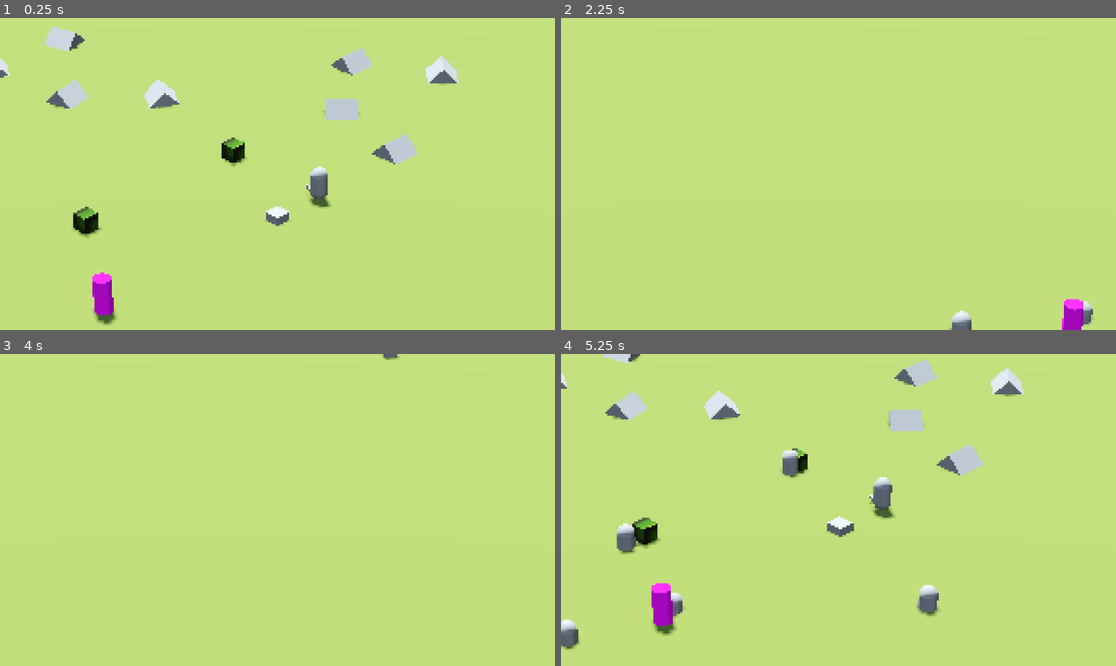
Above: before the commit, frames 1-4 (two rows, left to right).
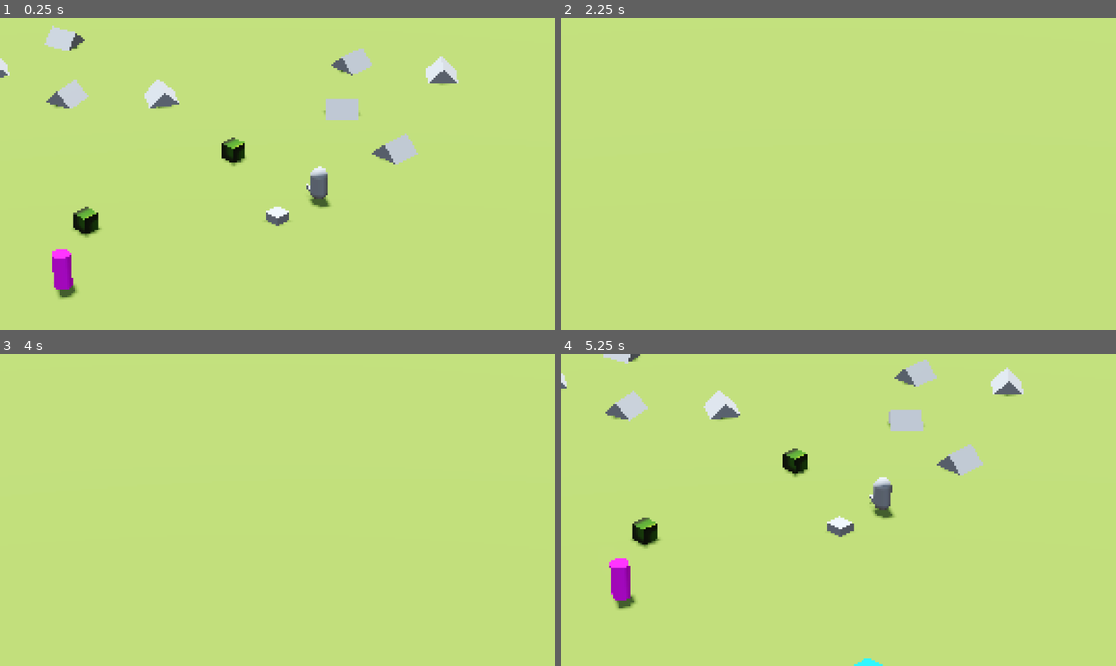
Above: after the commit, the same moments.

Repository: jalejr/Incrememental
Game: Godot game, scene res://main.tscn
Same seed, same stepped clock (60 frames per second), same inputs: the game is played once before the commit and once after it. The engine's default icon, where the game draws it, is replaced by a stand-in: a white triangle on a blue panel in a dark square.
Inputs (mouse positions are in pixels of both pictures, inside the frame that each line leads up to):
- Up to frame 1 (0.25 s): no input
- Up to frame 2 (2.25 s): tap Enter (enter) at 0.5, 2.1 s; move the mouse to (960, 158) at 0.52 s; hold Right (right) 0.53-1.28 s; hold Mouse wheel up (camera_zoom_in) 0.53-1.28 s; click (960, 158) at 0.67 s; move the mouse to (727, 189) at 1.27 s; hold S (backward) 1.28-2.03 s; tap Mouse wheel down (camera_zoom_out) at 1.35 s; move the mouse to (894, 105) at 2.02 s; hold Right (right) from 2.03 s (still down)
- Up to frame 3 (4 s): move the mouse to (249, 572) at 2.77 s; release Right (right) at 2.78 s; hold W (forward) 2.78-3.53 s; click (249, 572) at 2.85 s; tap Space at 3.5 s; move the mouse to (444, 556) at 3.52 s; hold A (left) from 3.53 s (still down); tap G at 3.6 s
- Up to frame 4 (5.25 s): move the mouse to (672, 463) at 4.27 s; tap Mouse wheel up (camera_zoom_in) at 4.35 s; move the mouse to (866, 510) at 5.02 s; release A (left) at 5.03 s; hold S (backward) from 5.03 s (still down); hold Mouse wheel down (camera_zoom_out) from 5.03 s (still down); click (866, 510) at 5.17 s

The runs differ from the first frame. In frame 1, 1.1% of the frame differs, in the area x 9-22%, y 73-99%; in frame 2, 0.7%; in frame 3, less than 0.1%; in frame 4, 2.5%, in the area x 0-69%, y 30-100%.
Error in both runs: Cannot call method 'storage_buffer_create' on a null value. (res://compositor/scripts/edge_detection_compositor.gd:20)

Commit message:
Fixed issue with base unit manager updating mult times per tick a unit

Diff:
--- a/main.tscn
+++ b/main.tscn
@@ -6,8 +6,9 @@
 [ext_resource type="PackedScene" uid="uid://dyua7qihkpsby" path="res://resources/gold.tscn" id="5_lquwl"]
 [ext_resource type="PackedScene" uid="uid://cs0djqyjiehg" path="res://units/scavenger.tscn" id="6_7mycd"]
 [ext_resource type="PackedScene" uid="uid://dnk5c7577fdlf" path="res://grid_manager/spatial_grid_manager.tscn" id="6_272bh"]
-[ext_resource type="PackedScene" uid="uid://c7bfkc5utn8jc" path="res://units/base_unit_manager/BaseUnitManager.tscn" id="7_5vw27"]
+[ext_resource type="PackedScene" uid="uid://c7bfkc5utn8jc" path="res://units/base_unit_manager/base_unit_manager.tscn" id="7_5vw27"]
 [ext_resource type="PackedScene" uid="uid://5k3hagwi4mhh" path="res://units/spawners/unit_spawner_building.tscn" id="8_5vw27"]
+[ext_resource type="PackedScene" uid="uid://yyymo2467tpn" path="res://units/soldier_manager/soldier_manager.tscn" id="8_kek77"]
 
 [sub_resource type="ProceduralSkyMaterial" id="ProceduralSkyMaterial_ig7tw"]
 sky_horizon_color = Color(0.66224277, 0.6717428, 0.6867428, 1)
@@ -51,6 +52,18 @@
 
 [sub_resource type="CapsuleMesh" id="CapsuleMesh_272bh"]
 
+[sub_resource type="StandardMaterial3D" id="StandardMaterial3D_4c57u"]
+albedo_color = Color(6.160736e-06, 0.5948256, 0.78169036, 1)
+
+[sub_resource type="BoxMesh" id="BoxMesh_efxa6"]
+material = SubResource("StandardMaterial3D_4c57u")
+
+[sub_resource type="StandardMaterial3D" id="StandardMaterial3D_kek77"]
+albedo_color = Color(1, 0, 0.3254902, 1)
+
+[sub_resource type="BoxMesh" id="BoxMesh_kek77"]
+material = SubResource("StandardMaterial3D_kek77")
+
 [sub_resource type="BoxMesh" id="BoxMesh_5vw27"]
 
 [node name="Main" type="Node"]
@@ -177,41 +190,27 @@
 navigation_region = NodePath("../NavigationRegion3D")
 grid_manager = NodePath("../SpatialGridManager")
 
+[node name="SoldierManager" parent="Node3D/SubViewportContainer/SubViewport" node_paths=PackedStringArray("navigation_region", "grid_manager") instance=ExtResource("8_kek77")]
+unit_mesh = SubResource("BoxMesh_efxa6")
+navigation_region = NodePath("../NavigationRegion3D")
+grid_manager = NodePath("../SpatialGridManager")
+team_id = 1
+
+[node name="SoldierManager2" parent="Node3D/SubViewportContainer/SubViewport" node_paths=PackedStringArray("navigation_region", "grid_manager") instance=ExtResource("8_kek77")]
+unit_mesh = SubResource("BoxMesh_kek77")
+navigation_region = NodePath("../NavigationRegion3D")
+grid_manager = NodePath("../SpatialGridManager")
+team_id = 2
+
 [node name="MeshInstance3D14" type="MeshInstance3D" parent="Node3D/SubViewportContainer/SubViewport"]
 mesh = SubResource("BoxMesh_5vw27")
 
 [node name="UnitSpawnerBuilding" parent="Node3D/SubViewportContainer/SubViewport" node_paths=PackedStringArray("unit_manager") instance=ExtResource("8_5vw27")]
-transform = Transform3D(1, 0, 0, 0, 1, 0, 0, 0, 1, -12.882046, 0, 0)
-unit_manager = NodePath("../BaseUnitManager")
+transform = Transform3D(1, 0, 0, 0, 1, 0, 0, 0, 1, -12.882046, 0, -3.356327)
+unit_manager = NodePath("../SoldierManager")
+max_units = 1
 
 [node name="UnitSpawnerBuilding2" parent="Node3D/SubViewportContainer/SubViewport" node_paths=PackedStringArray("unit_manager") instance=ExtResource("8_5vw27")]
-transform = Transform3D(1, 0, 0, 0, 1, 0, 0, 0, 1, -12.882046, 0, -53.49804)
-unit_manager = NodePath("../BaseUnitManager")
-
-[node name="UnitSpawnerBuilding3" parent="Node3D/SubViewportContainer/SubViewport" node_paths=PackedStringArray("unit_manager") instance=ExtResource("8_5vw27")]
-transform = Transform3D(1, 0, 0, 0, 1, 0, 0, 0, 1, 46.112015, 0, -53.49804)
-unit_manager = NodePath("../BaseUnitManager")
-
-[node name="UnitSpawnerBuilding4" parent="Node3D/SubViewportContainer/SubViewport" node_paths=PackedStringArray("unit_manager") instance=ExtResource("8_5vw27")]
-transform = Transform3D(1, 0, 0, 0, 1, 0, 0, 0, 1, 46.112015, 0, -1.6792336)
-unit_manager = NodePath("../BaseUnitManager")
-
-[node name="UnitSpawnerBuilding5" parent="Node3D/SubViewportContainer/SubViewport" node_paths=PackedStringArray("unit_manager") instance=ExtResource("8_5vw27")]
-transform = Transform3D(1, 0, 0, 0, 1, 0, 0, 0, 1, -87.99165, 0, -1.6792336)
-unit_manager = NodePath("../BaseUnitManager")
-
-[node name="UnitSpawnerBuilding6" parent="Node3D/SubViewportContainer/SubViewport" node_paths=PackedStringArray("unit_manager") instance=ExtResource("8_5vw27")]
-transform = Transform3D(1, 0, 0, 0, 1, 0, 0, 0, 1, -87.99165, 0, -55.399803)
-unit_manager = NodePath("../BaseUnitManager")
-
-[node name="UnitSpawnerBuilding7" parent="Node3D/SubViewportContainer/SubViewport" node_paths=PackedStringArray("unit_manager") instance=ExtResource("8_5vw27")]
-transform = Transform3D(1, 0, 0, 0, 1, 0, 0, 0, 1, -87.99165, 0, 49.48018)
-unit_manager = NodePath("../BaseUnitManager")
-
-[node name="UnitSpawnerBuilding8" parent="Node3D/SubViewportContainer/SubViewport" node_paths=PackedStringArray("unit_manager") instance=ExtResource("8_5vw27")]
-transform = Transform3D(1, 0, 0, 0, 1, 0, 0, 0, 1, 0.07892609, 0, 49.48018)
-unit_manager = NodePath("../BaseUnitManager")
-
-[node name="UnitSpawnerBuilding9" parent="Node3D/SubViewportContainer/SubViewport" node_paths=PackedStringArray("unit_manager") instance=ExtResource("8_5vw27")]
-transform = Transform3D(1, 0, 0, 0, 1, 0, 0, 0, 1, 43.682808, 0, 49.48018)
-unit_manager = NodePath("../BaseUnitManager")
+transform = Transform3D(1, 0, 0, 0, 1, 0, 0, 0, 1, -12.882046, 0, -14.211784)
+unit_manager = NodePath("../SoldierManager2")
+max_units = 1
--- a/units/base_unit_manager/base_unit_manager.gd
+++ b/units/base_unit_manager/base_unit_manager.gd
@@ -9,15 +9,10 @@
 @export var navigation_region: NavigationRegion3D
 @export var grid_manager: SpatialGridManager
 @export var team_id: int = 0
-@export var units_updated_per_frame: int = 100
+@export var max_units_updated_per_frame: int = 100
 @export var visual_lerp_speed: float = 10
 
 ## public vars
-var default_move_speed: float = 4.0
-var default_health: float = 100.0
-var default_attack_damage: float = 10.0
-var default_attack_range: float = 3.0
-
 ## private vars
 var units: Array[BaseUnitData] = []
 var multimesh: MultiMesh
@@ -27,15 +22,12 @@
 
 ## onready vars
 ## methods to override
+
+func create_unit_instance() -> BaseUnitData:
+	return BaseUnitData.new()
+
+
 func update_unit_logic(unit: BaseUnitData, delta: float):
-	if unit.nav_path.is_empty() or unit.path_index >= unit.nav_path.size():
-	# Unit is idle, give it a new patrol point
-		var patrol_point = unit.spawn_building.global_position + Vector3(
-			randf_range(-20, 20),  # Also made this smaller
-			0,
-			randf_range(-20, 20)
-		)
-		_set_unit_path(unit, patrol_point)
 	if not unit.nav_path.is_empty():
 		move_along_path(unit, delta)
 
@@ -82,7 +74,7 @@
 		push_error("Cannot spawn more units! Max capacity: ", multimesh.instance_count)
 		return null
 
-	var unit: BaseUnitData = BaseUnitData.new()
+	var unit: BaseUnitData = create_unit_instance()
 	unit.position = position
 	unit.visual_position = position
 	unit.spawn_building = building
@@ -125,13 +117,45 @@
 	unit_died.emit(unit, building)
 
 	units.remove_at(index)
-	multimesh.instance_count = units.size()
+	multimesh.visible_instance_count = units.size()
 
 	for i in range(index, units.size()):
 		units[i].grid_data.manager_index = i
 		_update_unit_visuals(units[i], i)
 
 	on_unit_died(unit.position)
+
+
+func find_nearest_enemy(unit: BaseUnitData, search_range: float = -1.0) -> BaseUnitData:
+	var range_to_use = search_range if search_range > 0 else unit.stats.attack_range
+
+	var enemy_data = grid_manager.get_nearest_unit(
+		unit.position,
+		range_to_use,
+		team_id  # Exclude our own team
+	)
+
+	if enemy_data and enemy_data.manager:
+		return enemy_data.manager.get_unit(enemy_data.manager_index)
+
+	return null
+
+
+func get_nearby_enemies(position: Vector3, radius: float) -> Array:
+	var enemies = []
+	var nearby = grid_manager.get_nearby_units(position, radius, team_id)
+
+	for enemy_data in nearby:
+		if enemy_data.manager:
+			var enemy_unit = enemy_data.manager.get_unit(enemy_data.manager_index)
+			if enemy_unit:
+				enemies.append({
+					"unit": enemy_unit,
+					"manager": enemy_data.manager,
+					"index": enemy_data.manager_index
+				})
+
+	return enemies
 
 
 func get_unit(index: int) -> BaseUnitData:
@@ -158,10 +182,6 @@
 
 func get_default_stats() -> UnitStats:
 	var stats: UnitStats = UnitStats.new()
-	stats.move_speed = default_move_speed
-	stats.max_health = default_health
-	stats.attack_damage = default_attack_damage
-	stats.attack_range = default_attack_range
 	return stats
 
 
@@ -188,17 +208,17 @@
 	if units.is_empty():
 		return
 
-	# Calculate delta compensation (if updating every N frames, multiply delta by N)
-	var frames_between_updates = float(units.size()) / float(units_updated_per_frame)
+	var frames_between_updates = ceili(units.size() / float(max_units_updated_per_frame))
+	print(frames_between_updates)
 	var compensated_delta = delta * frames_between_updates
 
+	var units_updated_per_frame = mini(max_units_updated_per_frame, units.size())
 	for i in range(units_updated_per_frame):
 		var index = (update_index + i) % units.size()
 		var unit = units[index]
 
 		update_unit_logic(unit, compensated_delta)
 
-		# Update grid position
 		if unit.grid_data:
 			grid_manager.update_unit_position(unit.grid_data, unit.position)
 
--- /dev/null
+++ b/units/soldier_manager/soldier_data.gd
@@ -0,0 +1,11 @@
+extends BaseUnitData
+class_name SoldierData
+
+enum State {
+	IDLE,
+	PATROLLING,
+	ATTACKING
+}
+
+var state: State = State.IDLE
+var attack_cooldown_remaining_ms: int = 0
--- /dev/null
+++ b/units/soldier_manager/soldier_manager.gd
@@ -0,0 +1,156 @@
+extends BaseUnitManager
+class_name SoldierManager
+## enums
+## consts
+## exports
+@export var patrol_radius: float = 20.0
+## public vars
+## private vars
+## onready vars
+## methods to override
+func create_unit_instance() -> BaseUnitData:
+	return SoldierData.new()
+
+
+func update_unit_logic(unit: BaseUnitData, delta: float):
+	var soldier = unit as SoldierData
+	var delta_ms = int(delta * 1000.0)
+
+	if soldier.attack_cooldown_remaining_ms > 0:
+		soldier.attack_cooldown_remaining_ms -= delta_ms
+		print(delta)
+
+	match soldier.state:
+		SoldierData.State.IDLE:
+			_soldier_idle_behavior(soldier)
+		SoldierData.State.PATROLLING:
+			_soldier_patrol_behavior(soldier)
+		SoldierData.State.ATTACKING:
+			_soldier_attack_behavior(soldier)
+
+	super.update_unit_logic(unit, delta)
+
+
+func on_unit_attacked(position: Vector3):
+	print("We hitting")
+	# Play melee/ranged hit sound
+	# Spawn hit particle
+	pass
+
+func on_splash_attack(position: Vector3, radius: float):
+	# Play explosion sound
+	# Spawn AOE particle effect
+	pass
+
+func on_unit_damaged(unit: BaseUnitData, damage: float, source_position: Vector3):
+	# Flash red, show damage number, etc.
+	print("We hit", damage)
+	pass
+
+
+## built-in override methods
+func _ready() -> void:
+	super._ready()
+
+
+func _process(delta: float) -> void:
+	super._process(delta)
+
+
+## public methods
+
+## private methods
+func _soldier_idle_behavior(soldier: SoldierData):
+	var nearby_enemies = get_nearby_enemies(soldier.position, soldier.stats.attack_range)
+	if not nearby_enemies.is_empty():
+		soldier.state = SoldierData.State.ATTACKING
+		soldier.nav_path.clear()
+		soldier.path_index = 0
+	else:
+		if soldier.spawn_building:
+			var patrol_point = soldier.spawn_building.global_position + Vector3(
+				randf_range(-patrol_radius, patrol_radius),
+				0,
+				randf_range(-patrol_radius, patrol_radius)
+			)
+			_set_unit_path(soldier, patrol_point)
+			soldier.state = SoldierData.State.PATROLLING
+
+
+func _soldier_patrol_behavior(soldier: SoldierData):
+	var nearby_enemies = get_nearby_enemies(soldier.position, soldier.stats.attack_range)
+	if not nearby_enemies.is_empty():
+		soldier.state = SoldierData.State.ATTACKING
+		soldier.nav_path.clear()
+		soldier.path_index = 0
+		return
+
+	if soldier.nav_path.is_empty() or soldier.path_index >= soldier.nav_path.size():
+		soldier.state = SoldierData.State.IDLE
+
+
+func _soldier_attack_behavior(soldier: SoldierData):
+	var nearby_enemies = get_nearby_enemies(soldier.position, soldier.stats.attack_range)
+	if nearby_enemies.is_empty():
+		soldier.state = SoldierData.State.IDLE
+		return
+
+	if soldier.attack_cooldown_remaining_ms > 0:
+		return
+
+	if soldier.stats.has_splash_damage:
+		_perform_splash_attack(soldier)
+	else:
+		_perform_single_attack(soldier)
+
+
+func _perform_single_attack(soldier: SoldierData):
+	var nearest_enemy_data = grid_manager.get_nearest_unit(
+		soldier.position,
+		soldier.stats.attack_range,
+		team_id
+	)
+
+	print(nearest_enemy_data)
+
+	if not nearest_enemy_data:
+		return
+
+	if nearest_enemy_data.manager:
+		nearest_enemy_data.manager.damage_unit(
+			nearest_enemy_data.manager_index,
+			soldier.stats.attack_damage,
+			soldier.position
+		)
+
+		soldier.attack_cooldown_remaining_ms = soldier.stats.attack_cooldown_ms
+		on_unit_attacked(nearest_enemy_data.position)
+
+func _perform_splash_attack(soldier: SoldierData):
+	var primary_target = grid_manager.get_nearest_unit(
+		soldier.position,
+		soldier.stats.attack_range,
+		team_id
+	)
+
+	if not primary_target:
+		return
+
+	# Get all enemies in splash radius
+	var splash_targets = grid_manager.get_nearby_units(
+		primary_target.position,
+		soldier.stats.splash_radius,
+		team_id
+	)
+
+	# Damage all units in splash radius
+	for target_data in splash_targets:
+		if target_data.manager:
+			target_data.manager.damage_unit(
+				target_data.manager_index,
+				soldier.stats.attack_damage,
+				soldier.position
+			)
+
+	soldier.attack_cooldown_remaining_ms = soldier.stats.attack_cooldown_ms
+	on_splash_attack(primary_target.position, soldier.stats.splash_radius)
--- /dev/null
+++ b/units/soldier_manager/soldier_manager.tscn
@@ -0,0 +1,6 @@
+[gd_scene load_steps=2 format=3 uid="uid://yyymo2467tpn"]
+
+[ext_resource type="Script" uid="uid://ciaso0atdk6kl" path="res://units/soldier_manager/soldier_manager.gd" id="1_d0b35"]
+
+[node name="SoldierManager" type="Node"]
+script = ExtResource("1_d0b35")
--- a/units/unit_stats.gd
+++ b/units/unit_stats.gd
@@ -2,11 +2,21 @@
 
 var move_speed: float = 4.0
 var max_health: float = 100.0
-var attack_damage: float = 10.0
-var attack_range: float = 3.0
+var attack_damage: float = 500.0
+var attack_range: float = 15.0
 var has_splash_damage: bool = false
 var splash_radius: float = 0.0
 var attacks_per_second: float = 1.0
+var attack_cooldown_ms: int = 1000
+
+func _init():
+	_recalculate_attack_cooldown()
+
+
+func set_attack_speed(speed: float):
+	attacks_per_second = speed
+	_recalculate_attack_cooldown()
+
 
 func duplicate_stats() -> UnitStats:
 	var new_stats: UnitStats = UnitStats.new()
@@ -16,5 +26,9 @@
 	new_stats.attack_range = attack_range
 	new_stats.has_splash_damage = has_splash_damage
 	new_stats.splash_radius = splash_radius
-	new_stats.attacks_per_second = attacks_per_second
+	new_stats.set_attack_speed(attacks_per_second)
 	return new_stats
+
+
+func _recalculate_attack_cooldown():
+	attack_cooldown_ms = int(1000.0 / attacks_per_second) if attacks_per_second > 0 else 1000
Not shown: 1 places in main.tscn that only renumber resources
Renamed: units/base_unit_manager/BaseUnitData.gd -> units/base_unit_manager/base_unit_data.gd
Renamed: units/base_unit_manager/BaseUnitData.gd.uid -> units/base_unit_manager/base_unit_data.gd.uid
Renamed: units/base_unit_manager/BaseUnitManager.tscn -> units/base_unit_manager/base_unit_manager.tscn
Not shown, added: units/soldier_manager/soldier_data.gd.uid
Not shown, added: units/soldier_manager/soldier_manager.gd.uid
